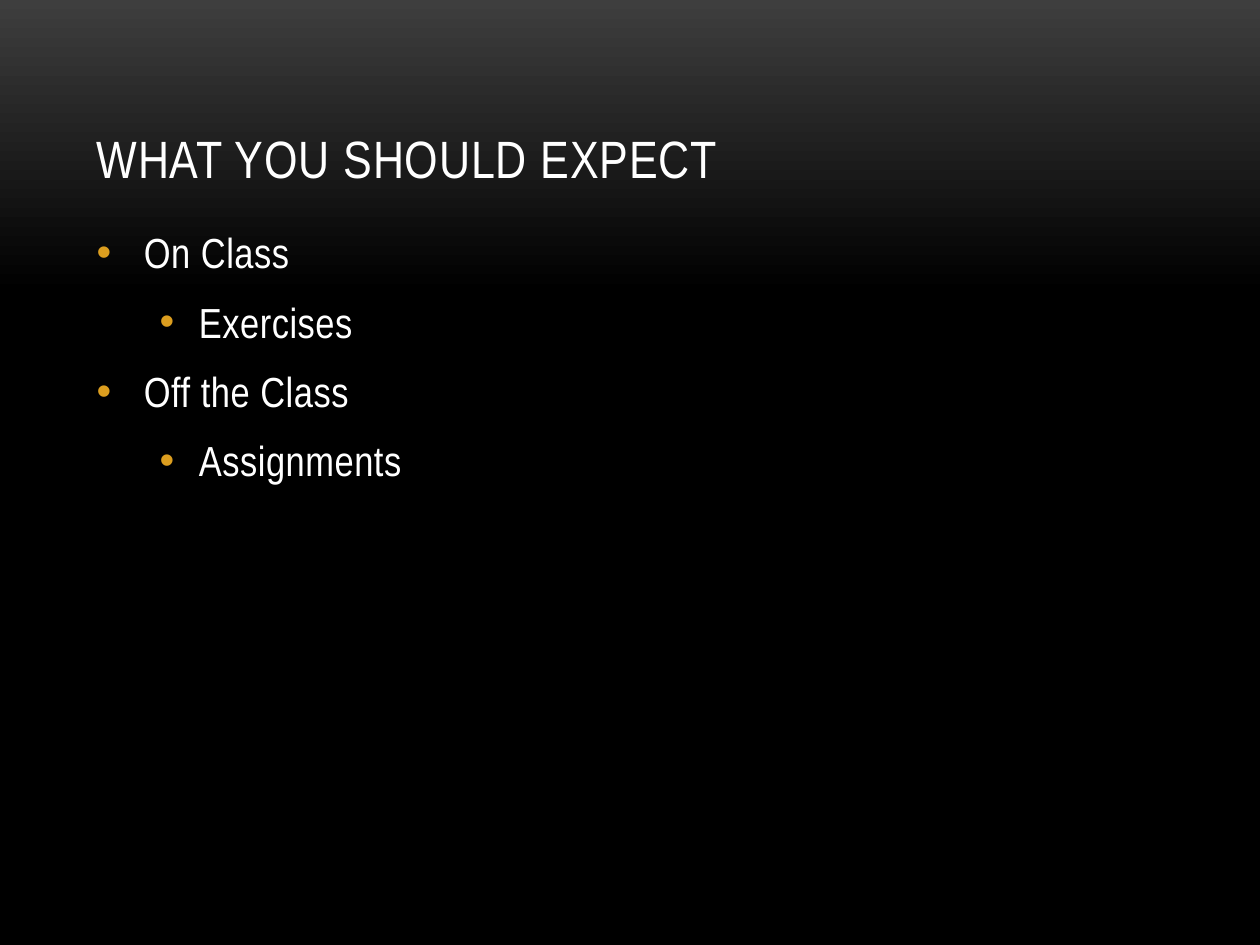
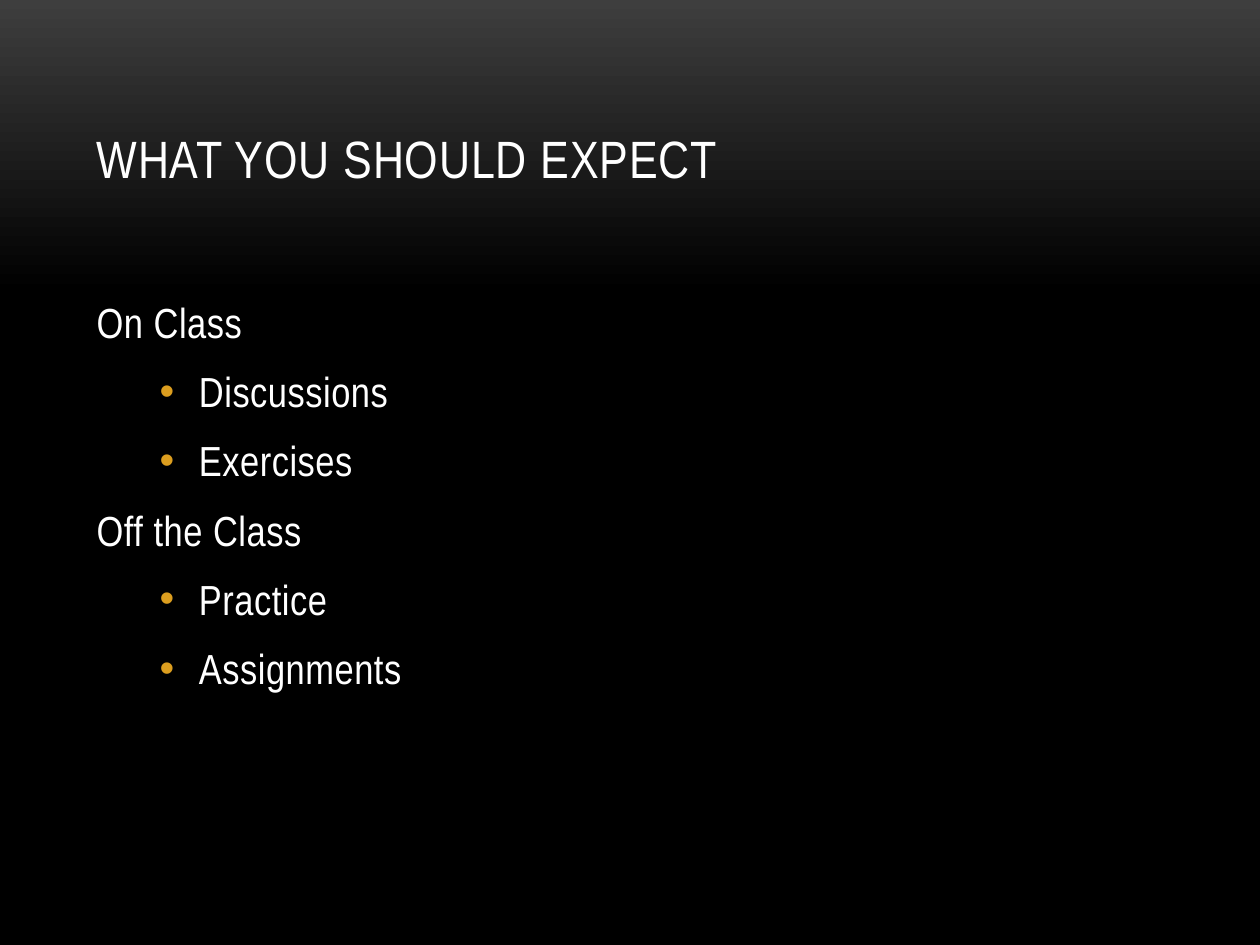
Before and after one commit to GrejSegura/datasciencecoursera, a slide deck: slide 5 of Guitars.pptx (slide 6 before the commit). Drawn at 1260x945 pixels with LibreOffice and Linux fonts; fonts in the diff are those of the drawing; background and template pictures are left out. Boxes give left, top, right and bottom in pixels: in the first picture for what was removed or moved away, otherwise in the second. Text is boxed around its words. In the diff, an @@ line names an element or a change of style, - is before the commit and + after.

```diff
--- a/Guitars.pptx
+++ b/Guitars.pptx
@@ text at box(97, 307, 301, 547): bullet • to none @@
@@ text at box(199, 376, 388, 408): paragraph added @@
+  • Discussions
@@ text at box(199, 584, 327, 616): paragraph added @@
+  • Practice
```
Also in this commit, not shown: 4 other slides changed, 3 slides added, 1 slide removed.
